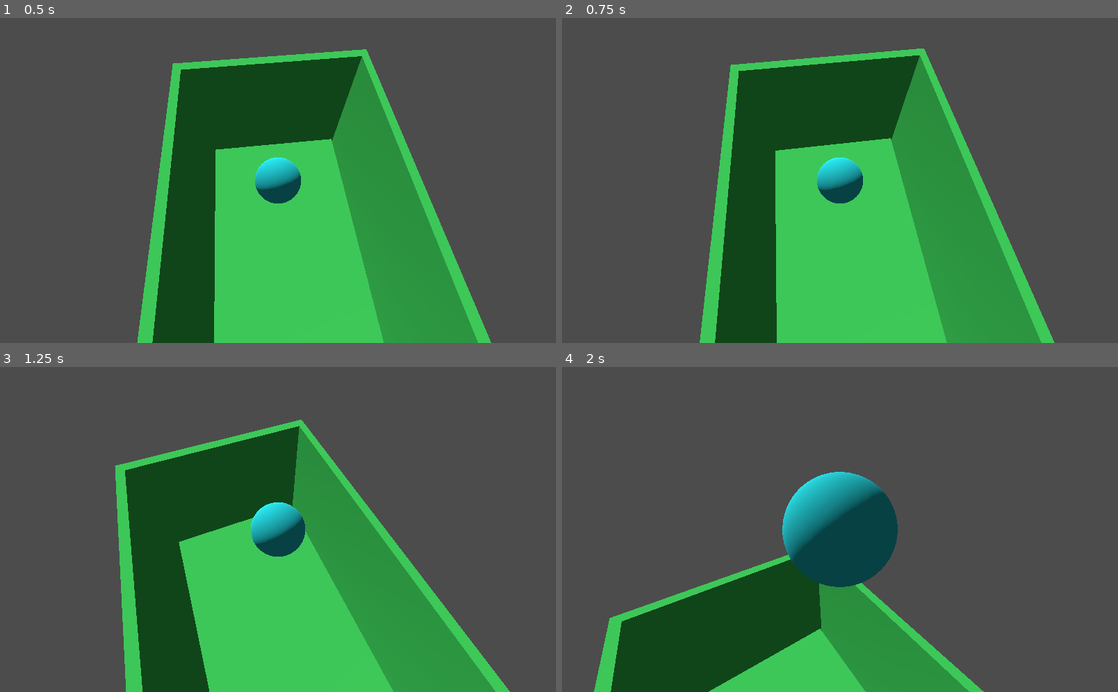
Above: before the commit, frames 1-4 (two rows, left to right).
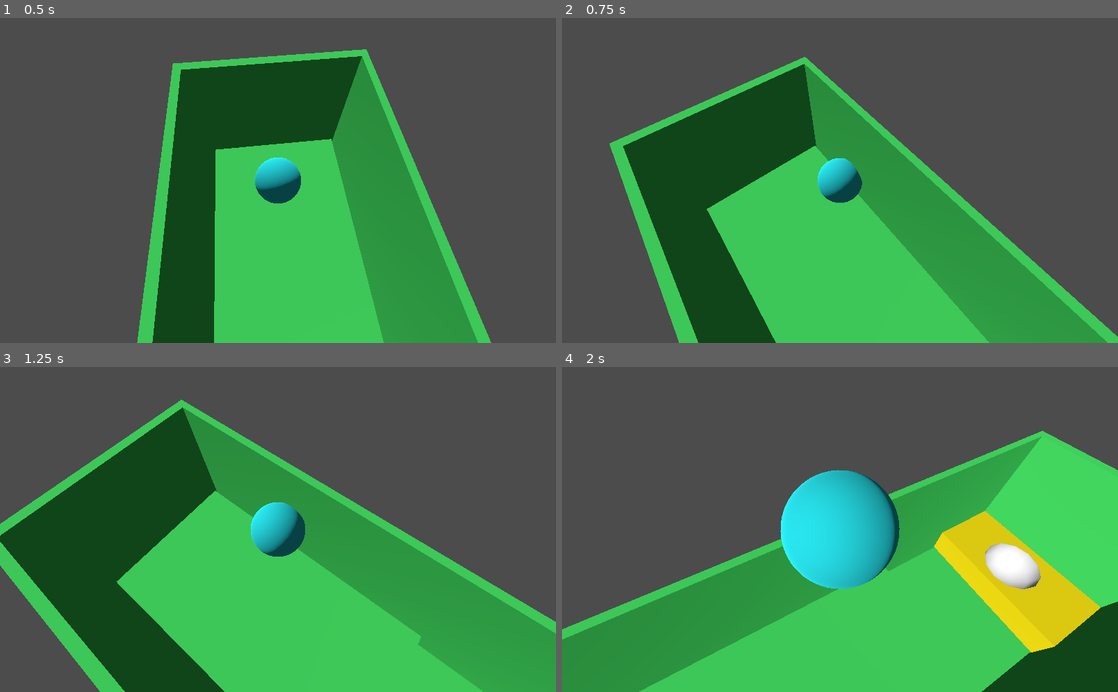
Above: after the commit, the same moments.

Repository: jonathan-santos/slimiana-jones
Game: Godot game, scene res://scenes/main.tscn
The game is run twice, just before and just after one commit, with the same random seed, the same clock (stepped at 60 frames per second) and the same inputs.
Inputs:
- Up to frame 1 (0.5 s): no input
- Up to frame 2 (0.75 s): hold D (move_right) from 0.53 s (still down); tap Shift (impulse, bound only after the commit) at 0.6 s
- Up to frame 3 (1.25 s): keep holding D (move_right); tap Space (jump) at 0.77, 0.8, 1.07 s
- Up to frame 4 (2 s): release D (move_right) at 1.28 s; hold S (move_down) from 1.28 s (still down); tap Space (jump) at 1.35, 1.52, 1.82 s; tap Shift (impulse, bound only after the commit) at 1.55 s

Frame 1 is identical in both runs. In frame 2, 30% of the frame differs, in the area x 8-100%, y 9-100%; in frame 3, 34%; in frame 4, 51%, in the area x 0-100%, y 19-100%.

Commit message:
Added action impulse and colliding only jump to player

Diff:
--- a/project.godot
+++ b/project.godot
@@ -44,6 +44,13 @@
 , Object(InputEventJoypadMotion,"resource_local_to_scene":false,"resource_name":"","device":0,"axis":0,"axis_value":1.0,"script":null)
  ]
 }
+impulse={
+"deadzone": 0.5,
+"events": [ Object(InputEventKey,"resource_local_to_scene":false,"resource_name":"","device":0,"alt":false,"shift":false,"control":false,"meta":false,"command":false,"pressed":false,"scancode":16777237,"unicode":0,"echo":false,"script":null)
+, Object(InputEventJoypadButton,"resource_local_to_scene":false,"resource_name":"","device":0,"button_index":7,"pressure":0.0,"pressed":false,"script":null)
+, Object(InputEventKey,"resource_local_to_scene":false,"resource_name":"","device":0,"alt":false,"shift":false,"control":false,"meta":false,"command":false,"pressed":false,"scancode":74,"unicode":0,"echo":false,"script":null)
+ ]
+}
 jump={
 "deadzone": 0.5,
 "events": [ Object(InputEventKey,"resource_local_to_scene":false,"resource_name":"","device":0,"alt":false,"shift":false,"control":false,"meta":false,"command":false,"pressed":false,"scancode":32,"unicode":0,"echo":false,"script":null)
--- a/scenes/main.tscn
+++ b/scenes/main.tscn
@@ -18,7 +18,9 @@
 [node name="DirectionalLight" type="DirectionalLight" parent="Scenario"]
 transform = Transform( 0.964787, -0.16438, 0.205341, 0, 0.78067, 0.624943, -0.263031, -0.602937, 0.753181, 0, 4.2008, 0 )
 
-[node name="Ground" type="CSGBox" parent="Scenario"]
+[node name="Ground" type="CSGBox" parent="Scenario" groups=[
+"solid",
+]]
 transform = Transform( 1, 0, 0, 0, 1, 0, 0, 0, 1, 0.561715, -0.246106, 0.274894 )
 use_collision = true
 width = 5.06695
@@ -26,7 +28,9 @@
 depth = 9.29172
 material = ExtResource( 1 )
 
-[node name="Arena" type="CSGBox" parent="Scenario"]
+[node name="Arena" type="CSGBox" parent="Scenario" groups=[
+"solid",
+]]
 transform = Transform( 1, 0, 0, 0, 1, 0, 0, 0, 1, 0.443754, 1.50659, -2.61364 )
 use_collision = true
 width = 5.34838
@@ -43,7 +47,9 @@
 depth = 14.5803
 material = ExtResource( 1 )
 
-[node name="Objective" type="CSGBox" parent="Scenario"]
+[node name="Objective" type="CSGBox" parent="Scenario" groups=[
+"solid",
+]]
 transform = Transform( 1, 0, 0, 0, 1, 0, 0, 0, 1, 0.364004, -0.171984, -8.62034 )
 use_collision = true
 width = 5.10073
@@ -58,6 +64,8 @@
 ]]
 transform = Transform( 1, 0, 0, 0, 1, 0, 0, 0, 1, 0.526708, 1.37554, 2.61936 )
 mass = 2.0
+contacts_reported = 1
+contact_monitor = true
 script = ExtResource( 5 )
 __meta__ = {
 "_edit_group_": true
@@ -76,3 +84,5 @@
 transform = Transform( 1, 0, 0, 0, 1, 0, 0, 0, 1, 0.915911, 8.29368, -0.887253 )
 current = true
 script = ExtResource( 4 )
+[connection signal="body_entered" from="SlimianaJones" to="SlimianaJones" method="_on_SlimianaJones_body_entered"]
+[connection signal="body_exited" from="SlimianaJones" to="SlimianaJones" method="_on_SlimianaJones_body_exited"]
--- a/scripts/slimiana_jones.gd
+++ b/scripts/slimiana_jones.gd
@@ -1,14 +1,17 @@
 extends RigidBody
 
+var direction := Vector3()
 var movement_speed := 10.0
 var jump_force := 500.0
-var direction := Vector3()
+var impulse_force := 3000.0
+var is_colliding := false
 
 onready var camera := get_viewport().get_camera()
 
 func _physics_process(_delta):
 	move()
 	jump()
+	impulse()
 
 func move():
 	direction = Vector3()
@@ -27,5 +30,17 @@
 	add_central_force(direction * movement_speed)
 
 func jump():
-	if Input.is_action_just_pressed("jump"):
+	if Input.is_action_just_pressed("jump") and is_colliding:
 		add_central_force(Vector3.UP * jump_force)
+
+func impulse():
+	if Input.is_action_just_pressed("impulse") and is_colliding:
+		add_central_force(direction * impulse_force)
+
+func _on_SlimianaJones_body_entered(body):
+	if body.is_in_group("solid"):
+		is_colliding = true
+
+func _on_SlimianaJones_body_exited(body):
+	if body.is_in_group("solid"):
+		is_colliding = false
